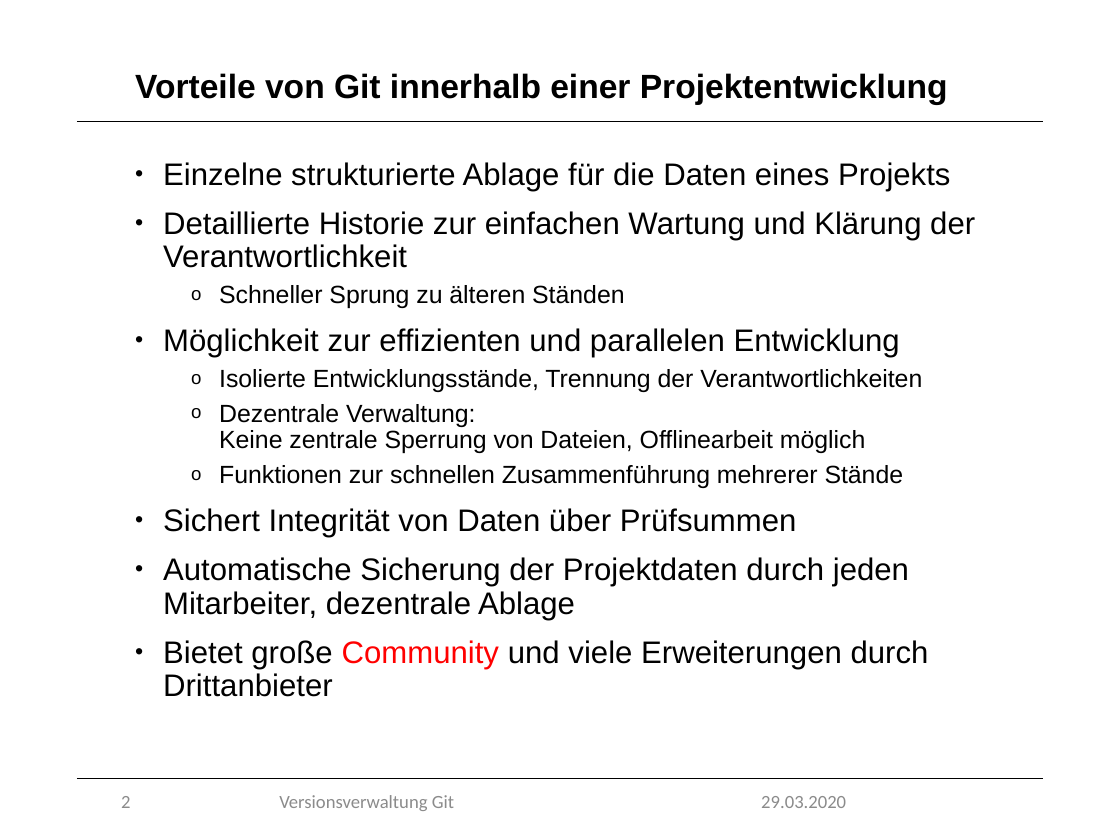
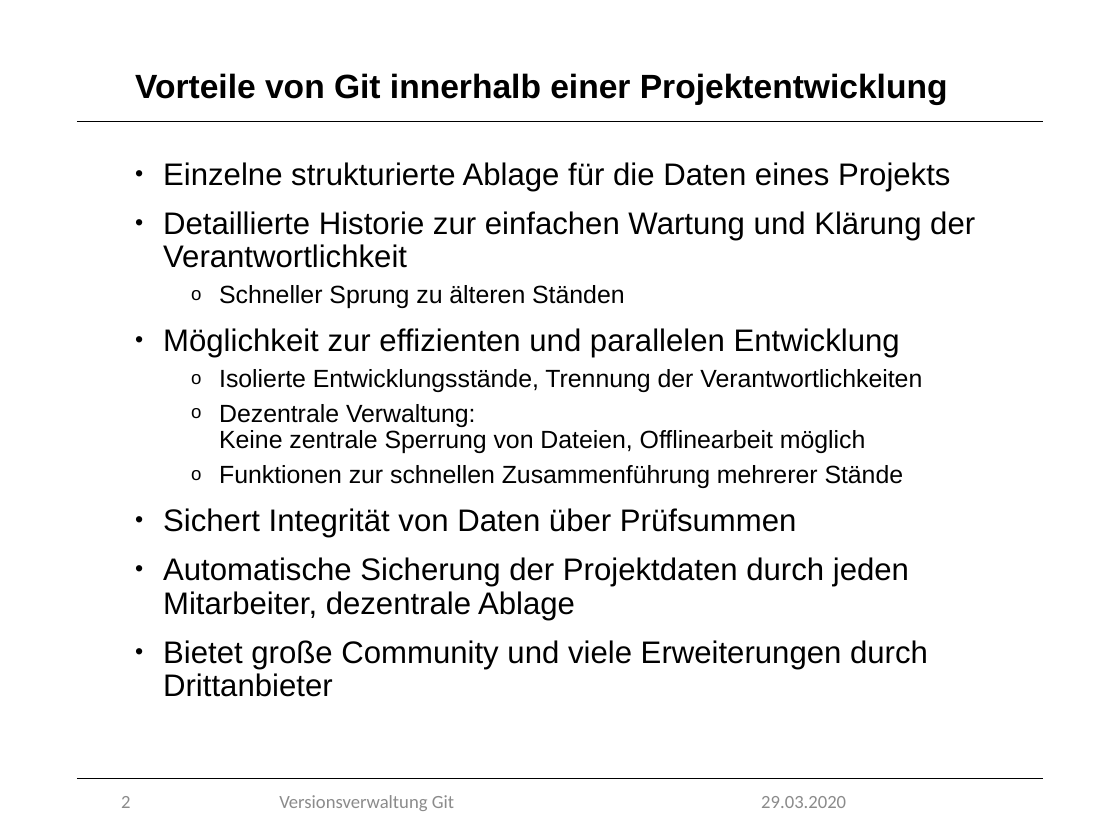
Before and after one commit to marcretzlaff/projektarbeit, a slide deck: slide 2 of Abgabe/Versionsverwaltung git.pptx. Drawn at 1120x840 pixels with LibreOffice and Linux fonts; fonts in the diff are those of the drawing; background and template pictures are left out. Boxes give left, top, right and bottom in pixels: in the first picture for what was removed or moved away, otherwise in the second. Text is boxed around its words. In the diff, an @@ line names an element or a change of style, - is before the commit and + after.

Commit message:
Modified 90min Präsi
Farbe von Community geändert

```diff
--- a/Abgabe/Versionsverwaltung git.pptx
+++ b/Abgabe/Versionsverwaltung git.pptx
@@ text at bbox=[163, 640, 928, 697]: text colour #FF0000 to #000000 in "Community" @@
```
Also in this commit, not shown: 1 other file.
